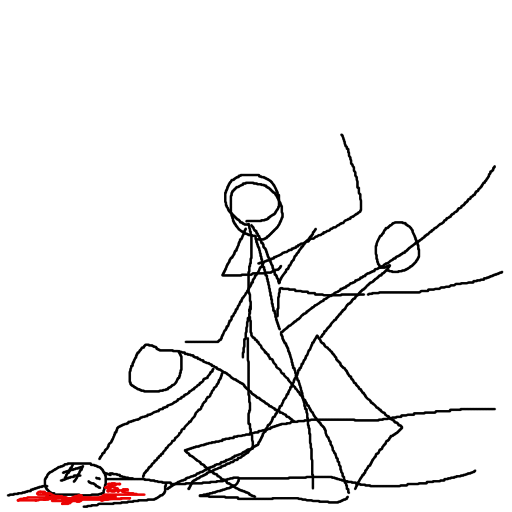
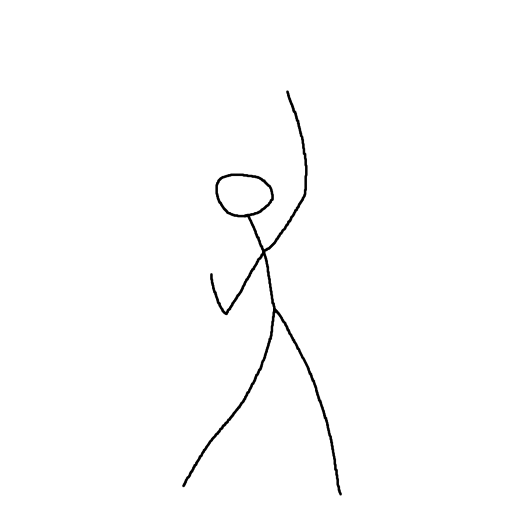
Comparing the layer stacks of the two 512×512 images. Changes:
added layer "Win" above "Dead" over [128, 90, 384, 504]
hid "Dead", moved it above "Scissor" over [6, 448, 477, 508]
hid "Scissor" over [64, 320, 497, 508]
hid "Rock" over [128, 192, 504, 504]
hid "Paper" over [128, 128, 504, 504]
hid "Stand" over [128, 128, 384, 504]
